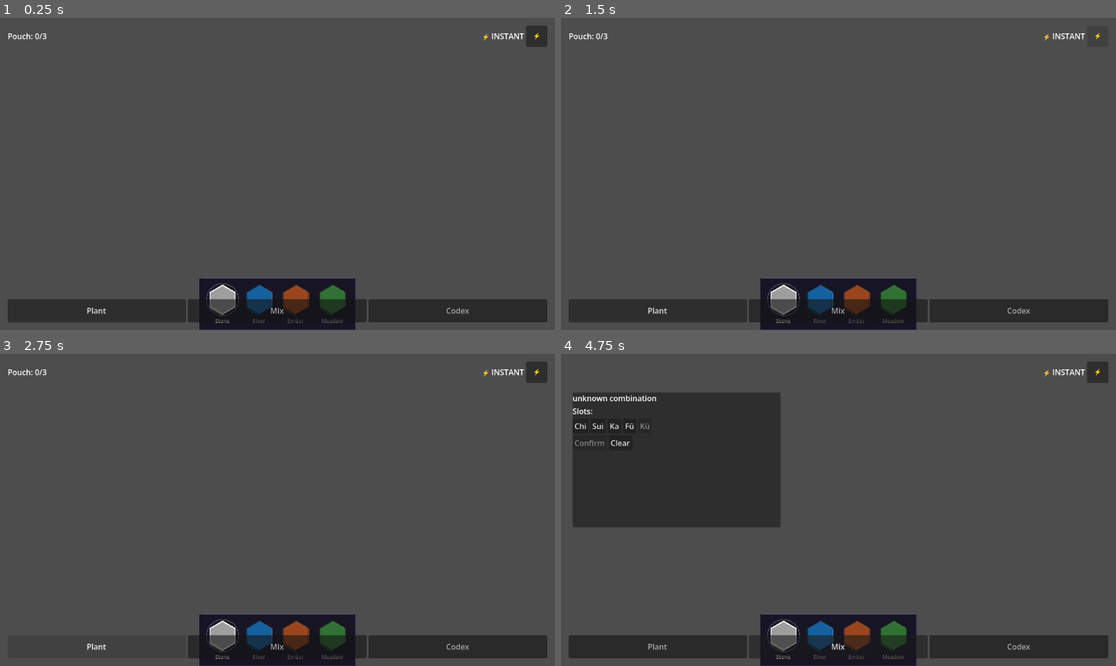
Above: before the commit, frames 1-4 (two rows, left to right).
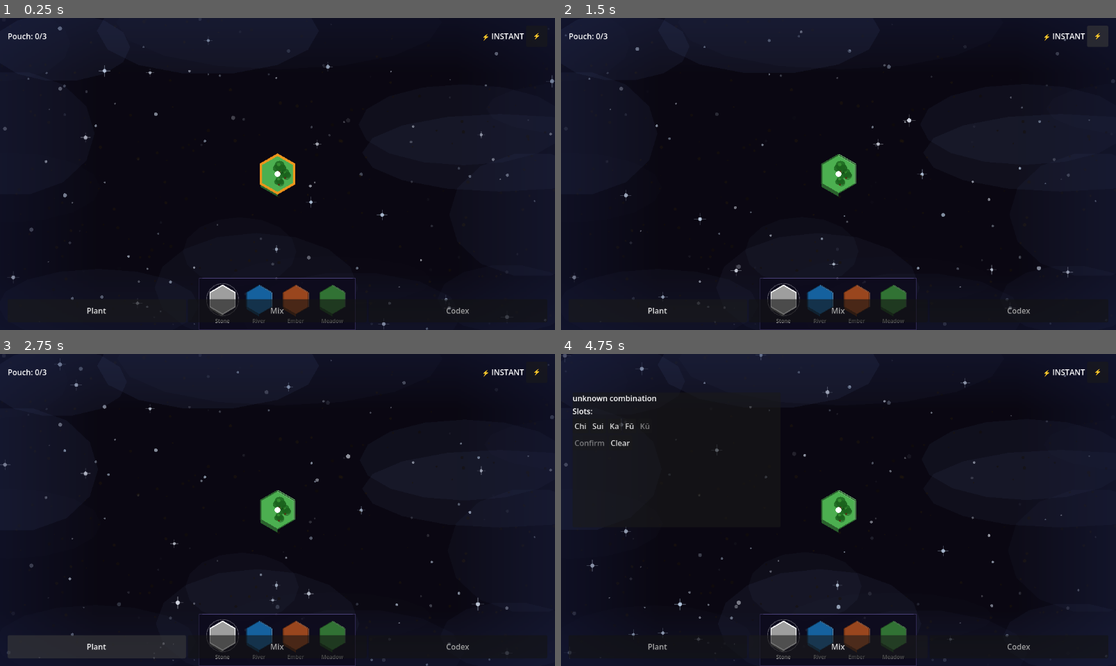
Above: after the commit, the same moments.

Repository: Roruchi/Satori
Game: Godot game, scene res://scenes/Garden.tscn
The game is run twice, just before and just after one commit, with the same random seed, the same clock (stepped at 60 frames per second) and the same inputs.
Inputs:
- Up to frame 1 (0.25 s): no input
- Up to frame 2 (1.5 s): click "⚡" at 0.5 s; click "RT" at 1.25 s
- Up to frame 3 (2.75 s): click "Plant" at 2 s
- Up to frame 4 (4.75 s): click "Mix" at 2.75 s; click "Chi" at 3.5 s; click "Confirm" at 4.25 s

The runs differ from the first frame. In frame 1, 91% of the frame differs, in the area x 0-100%, y 0-100%; in frame 2, 91%; in frame 3, 91%; in frame 4, 85%.
Error before the commit: Parse Error: Key "0" was already used in this dictionary (at line 60). (res://src/grid/GardenView.gd:62)
Error after the commit: Invalid access to property or key 'active_seeds' on a base object of type 'Nil'. (res://src/autoloads/seed_growth_service.gd:79)

Commit message:
fix: resolve reported parse errors in ecology test and biome dictionaries
Co-authored-by: Roruchi <24620744+Roruchi@users.noreply.github.com>
Agent-Logs-Url: https://github.com/Roruchi/Satori/sessions/aba30d41-4797-47f2-81f1-bfab86c1582f

Diff:
--- a/src/grid/GardenView.gd
+++ b/src/grid/GardenView.gd
@@ -57,11 +57,11 @@
 ## Minimum cluster size to show a biome overlay.
 ## Matches the size_threshold in the corresponding PatternDefinition .tres.
 const _CLUSTER_THRESHOLDS: Dictionary = {
-	BiomeType.Value.FOREST: 10,
-	BiomeType.Value.WATER:  10,
 	BiomeType.Value.STONE:  10,
-	BiomeType.Value.EARTH:  25,
-	BiomeType.Value.SWAMP:  20,
+	BiomeType.Value.RIVER:  10,
+	BiomeType.Value.EMBER_FIELD: 10,
+	BiomeType.Value.MEADOW: 25,
+	BiomeType.Value.CLAY:  20,
 }
 
 # ---------------------------------------------------------------------------
--- a/src/rendering/tile_mesh_library.gd
+++ b/src/rendering/tile_mesh_library.gd
@@ -18,30 +18,30 @@
 
 ## Biome name map used for asset path construction.
 const _BIOME_NAMES: Dictionary = {
-	BiomeType.Value.FOREST:     "forest",
-	BiomeType.Value.WATER:      "water",
 	BiomeType.Value.STONE:      "stone",
-	BiomeType.Value.EARTH:      "earth",
-	BiomeType.Value.SWAMP:      "swamp",
-	BiomeType.Value.TUNDRA:     "tundra",
-	BiomeType.Value.MUDFLAT:    "mudflat",
-	BiomeType.Value.MOSSY_CRAG: "mossy_crag",
-	BiomeType.Value.SAVANNAH:   "savannah",
-	BiomeType.Value.CANYON:     "canyon",
+	BiomeType.Value.RIVER:      "river",
+	BiomeType.Value.EMBER_FIELD: "ember_field",
+	BiomeType.Value.MEADOW:     "meadow",
+	BiomeType.Value.CLAY:       "clay",
+	BiomeType.Value.DESERT:     "desert",
+	BiomeType.Value.DUNE:       "dune",
+	BiomeType.Value.HOT_SPRING: "hot_spring",
+	BiomeType.Value.BOG:        "bog",
+	BiomeType.Value.CINDER_HEATH: "cinder_heath",
 }
 
 ## Standard biome colours for fallback box meshes (matches GardenView palette).
 const _BIOME_COLORS: Dictionary = {
-	BiomeType.Value.FOREST:     Color(0.20, 0.58, 0.22),
-	BiomeType.Value.WATER:      Color(0.09, 0.48, 0.88),
 	BiomeType.Value.STONE:      Color(0.55, 0.56, 0.62),
-	BiomeType.Value.EARTH:      Color(0.68, 0.50, 0.30),
-	BiomeType.Value.SWAMP:      Color(0.20, 0.35, 0.16),
-	BiomeType.Value.TUNDRA:     Color(0.72, 0.85, 0.94),
-	BiomeType.Value.MUDFLAT:    Color(0.35, 0.22, 0.11),
-	BiomeType.Value.MOSSY_CRAG: Color(0.38, 0.46, 0.28),
-	BiomeType.Value.SAVANNAH:   Color(0.70, 0.56, 0.18),
-	BiomeType.Value.CANYON:     Color(0.64, 0.28, 0.12),
+	BiomeType.Value.RIVER:      Color(0.09, 0.48, 0.88),
+	BiomeType.Value.EMBER_FIELD: Color(0.86, 0.34, 0.18),
+	BiomeType.Value.MEADOW:     Color(0.20, 0.58, 0.22),
+	BiomeType.Value.CLAY:       Color(0.57, 0.42, 0.34),
+	BiomeType.Value.DESERT:     Color(0.82, 0.69, 0.43),
+	BiomeType.Value.DUNE:       Color(0.90, 0.80, 0.60),
+	BiomeType.Value.HOT_SPRING: Color(0.67, 0.80, 0.93),
+	BiomeType.Value.BOG:        Color(0.20, 0.35, 0.16),
+	BiomeType.Value.CINDER_HEATH: Color(0.36, 0.20, 0.18),
 }
 
 const ASSET_BASE_PATH: String = "res://assets/meshes/tiles/"
--- a/tests/unit/test_spirit_ecology_service.gd
+++ b/tests/unit/test_spirit_ecology_service.gd
@@ -5,8 +5,9 @@
 	add_child(service)
 	service._spirit_positions["spirit_red_fox"] = Vector2i(0, 0)
 	service._spirit_positions["spirit_hare"] = Vector2i(2, 0)
+	service._tension_pairs_by_spirit["spirit_red_fox"] = ["spirit_hare"]
 	watch_signals(service)
-	service._check_tension()
+	service._check_tension("spirit_red_fox")
 	assert_signal_emitted(service, "tension_active")
 	service.queue_free()
 
